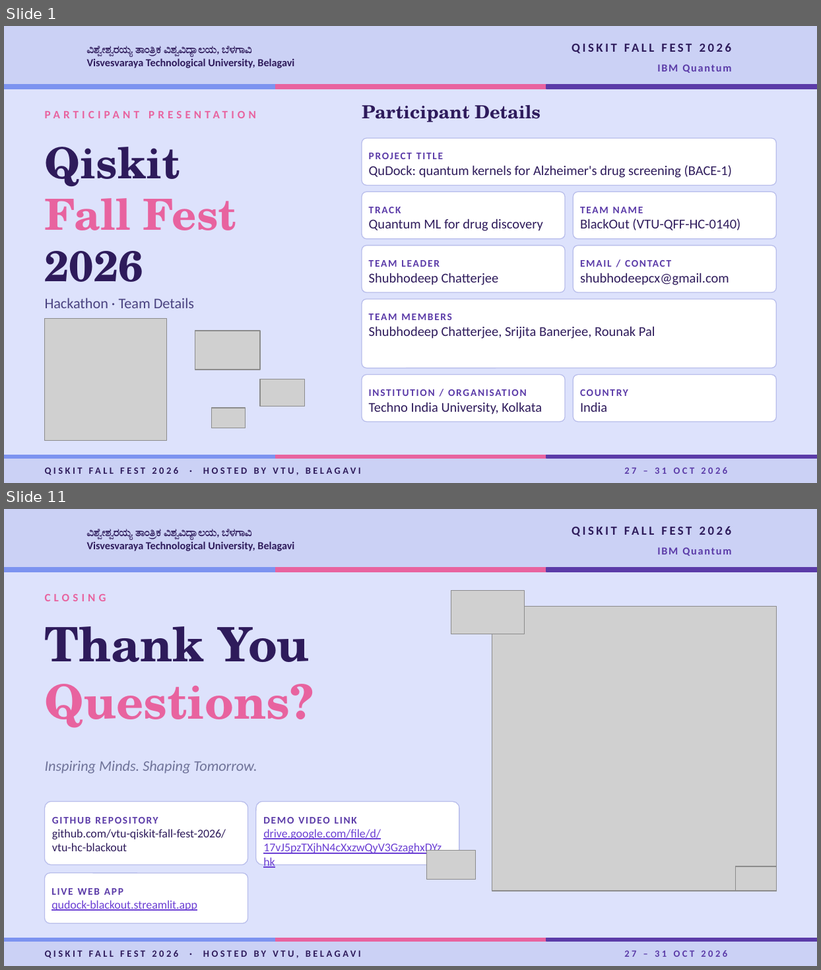
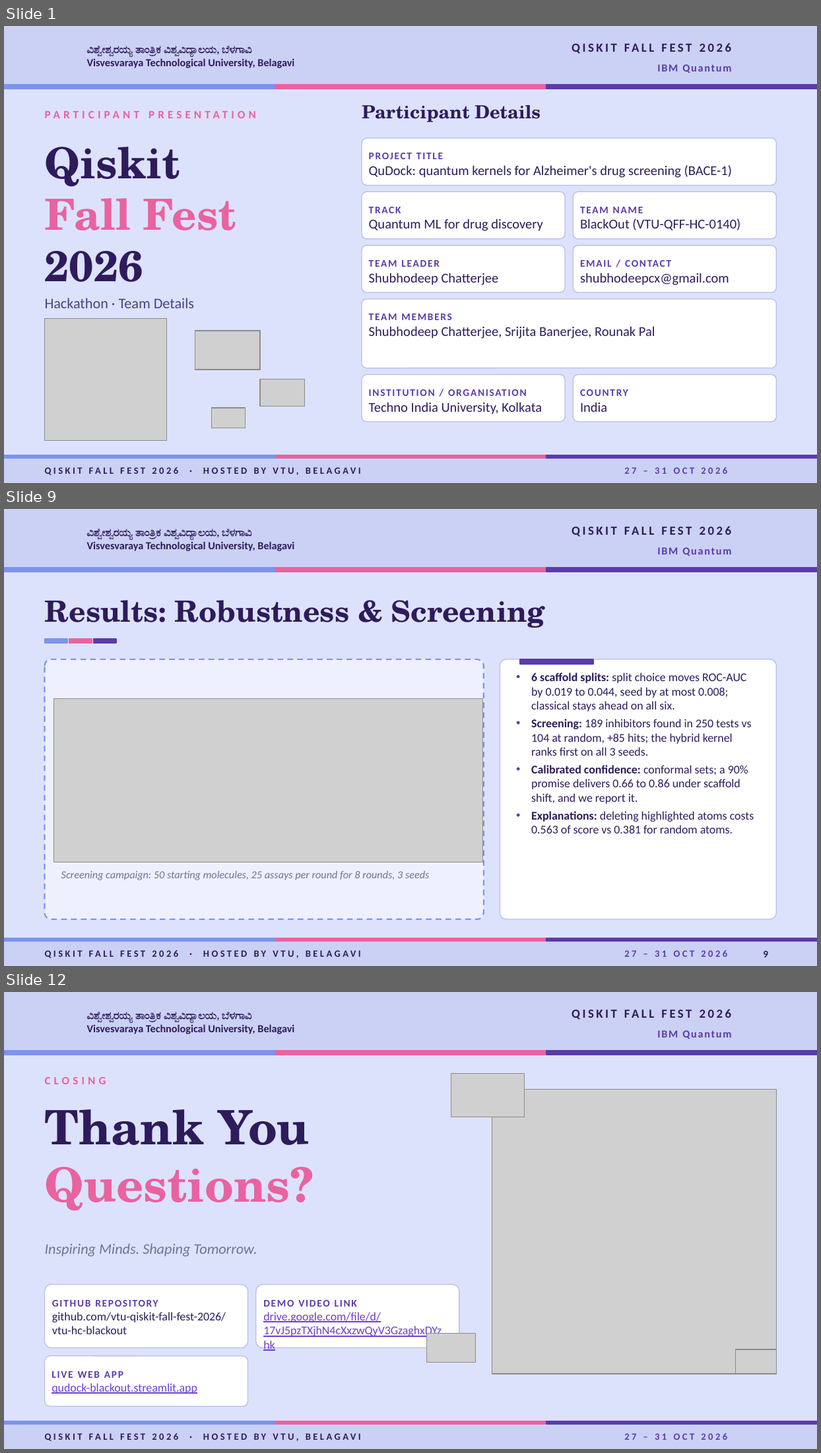
Before and after one commit to shubhodeepcx/QuDock, a slide deck: docs/VTU-QFF-HC-0140.pptx. Shown one above the other, each under a label of ours: slides 1 and 11 before the commit, slides 1, 9 and 12 after it; the slides between them are not shown. The pictures are 821x970 and 821x1453 pixels, drawn with LibreOffice and Linux fonts; fonts in the diff are those of the drawing; grey boxes stand for pictures; background and template pictures are left out. Boxes give left, top, right and bottom in pixels: in the first picture for what was removed or moved away, otherwise in the second. Text is boxed around its words. In the diff, an @@ line names an element or a change of style, - is before the commit and + after.

```diff
--- a/docs/VTU-QFF-HC-0140.pptx
+++ b/docs/VTU-QFF-HC-0140.pptx
@@ slide 9 added at box(4, 509, 817, 966), background #DDE2FC; not listed: 14 template elements that a slide beside it also shows @@
@@ title added at box(45, 600, 545, 628), 26 pt, text #2E1B5B, bold @@
+Results: Robustness & Screening
@@ rectangle added at box(45, 639, 67, 643), fill #7C93F0, outline #7C93F0 1 pt @@
@@ rectangle added at box(69, 639, 92, 643), fill #E8639F, outline #E8639F 1 pt @@
@@ rectangle added at box(94, 639, 116, 643), fill #5B3BA8, outline #5B3BA8 1 pt @@
@@ rounded rectangle added at box(45, 659, 484, 920), fill #EEF0FE, outline #7C93F0 1.25 pt dashed @@
@@ rounded rectangle added at box(500, 659, 776, 920), fill #FFFFFF, outline #B8BDEB 0.75 pt @@
@@ rectangle added at box(520, 659, 593, 664), fill #5B3BA8, outline #5B3BA8 1 pt @@
@@ text added at box(531, 673, 754, 834), 10.5 pt, text #2E1B5B @@
+• 6 scaffold splits: split choice moves ROC-AUC by 0.019 to 0.044, seed by at most 0.008; classical stays ahead on all six.
+• Screening: 189 inhibitors found in 250 tests vs 104 at random, +85 hits; the hybrid kernel ranks first on all 3 seeds.
+• Calibrated confidence: conformal sets; a 90% promise delivers 0.66 to 0.86 under scaffold shift, and we report it.
+• Explanations: deleting highlighted atoms costs 0.563 of score vs 0.381 for random atoms.
@@ picture added at box(54, 698, 483, 862) @@
@@ text added at box(61, 871, 429, 881), 9.5 pt, text #6F7399, italic @@
+Screening campaign: 50 starting molecules, 25 assays per round for 8 rounds, 3 seeds
@@ page number added at box(763, 951, 768, 958), 9 pt, text #2E1B5B, bold @@
+9
@@ what was slide 11 is now slide 12 @@
```
Also in this commit, not shown: 9 slides changed, 1 other file.
